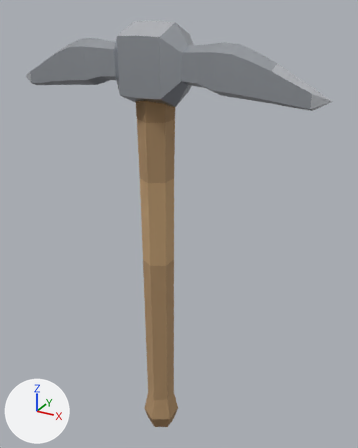
An edit to the glTF model assets/items/iron_pickaxe/model.glb, drawn before and after from the same camera.
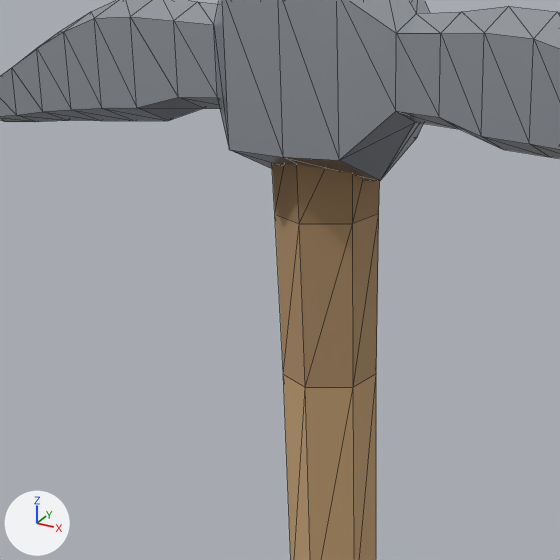
There are two pictures of each version: one whole from a 50 mm camera at (0.461, -0.754, 0.384) aimed at (0.023, 0.043, -0.015), one close up on the part from 10% to 68% of the width and 9% to 55% of the height. Arrows for +X, +Y and +Z are at lower left; the lights stay in place. The older version's two pictures come first. The close-ups show mesh edges as thin lines. Vertices at exactly the same position are counted once.

Script lines for the objects in view, before the commit:
```python
me_iron_pickaxe = bpy.data.meshes.new('iron_pickaxe')
me_iron_pickaxe.from_pydata(...)  # 166 vertices, 324 faces; spans x -0.303..0.303, y -0.05..0.05, z -0.514..0.362
# faces by material slot: [96, 228]
me_iron_pickaxe.materials.append(mat_wood)
me_iron_pickaxe.materials.append(mat_iron)
ob_iron_pickaxe = bpy.data.objects.new('iron_pickaxe', me_iron_pickaxe)
ob_iron_pickaxe.location = (0.0, 0.0, 0.0)
```
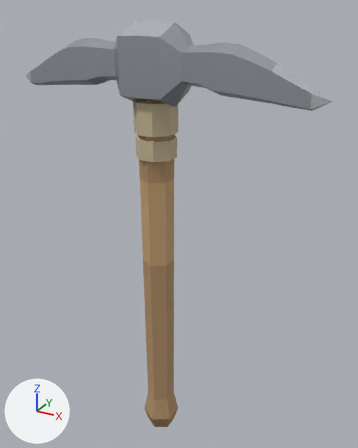
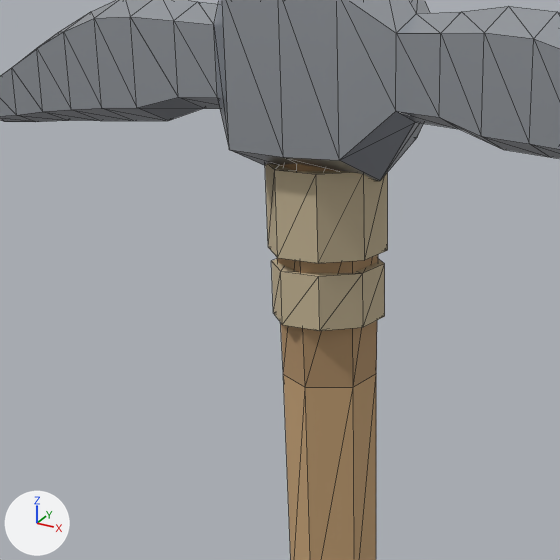
What the commit changed:
me_iron_pickaxe is used by ob_iron_pickaxe; location (0.0, 0.0, 0.0).
me_iron_pickaxe had 166 vertices, 324 faces and spanned x -0.303..0.303, y -0.05..0.05, z -0.514..0.362.
me_iron_pickaxe now has 198 vertices, 380 faces and spans x -0.303..0.303, y -0.05..0.05, z -0.514..0.362.
me_iron_pickaxe part 1: a new loose piece, an 8-sided cylinder along z spanning x -0.037..0.037, y -0.037..0.037, z 0.177..0.233, in mat_wood.
me_iron_pickaxe part 2: a new loose piece, an 8-sided cylinder along z spanning x -0.035..0.035, y -0.035..0.035, z 0.132..0.168, in mat_wood.

Boxes [x1, y1, x2, y2] around the edits, measured in the close-ups (560 x 560 px):
part 1 of me_iron_pickaxe, added (brown)
    after: [265, 164, 388, 263]
part 2 of me_iron_pickaxe, added (brown)
    after: [272, 259, 385, 331]
